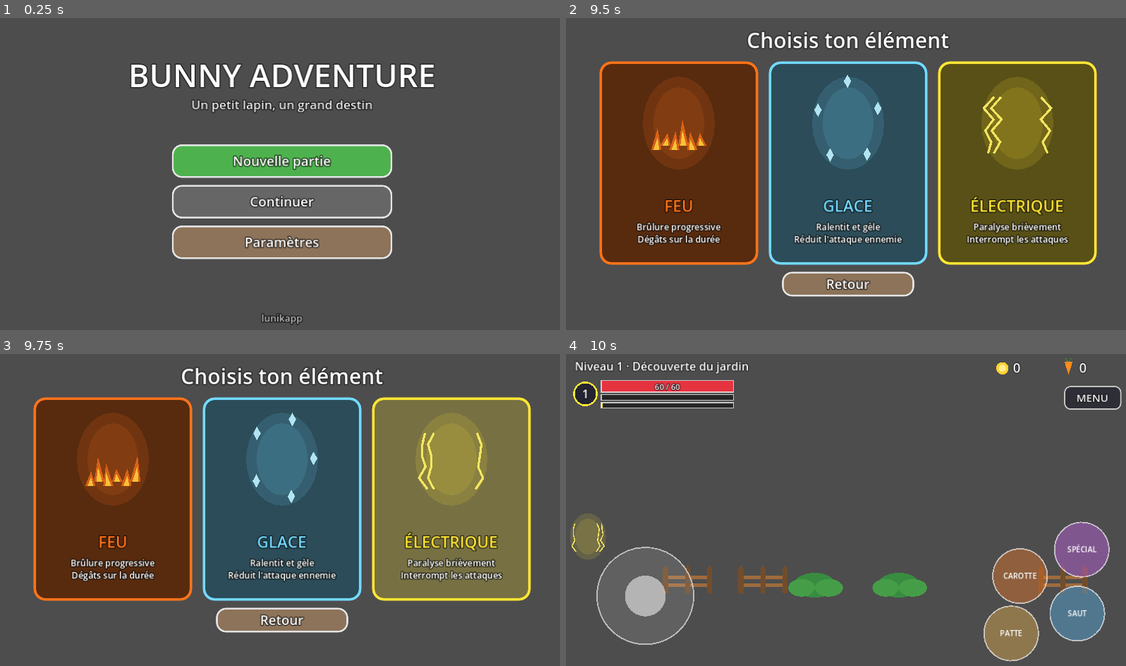
Above: before the commit, frames 1-4 (two rows, left to right).
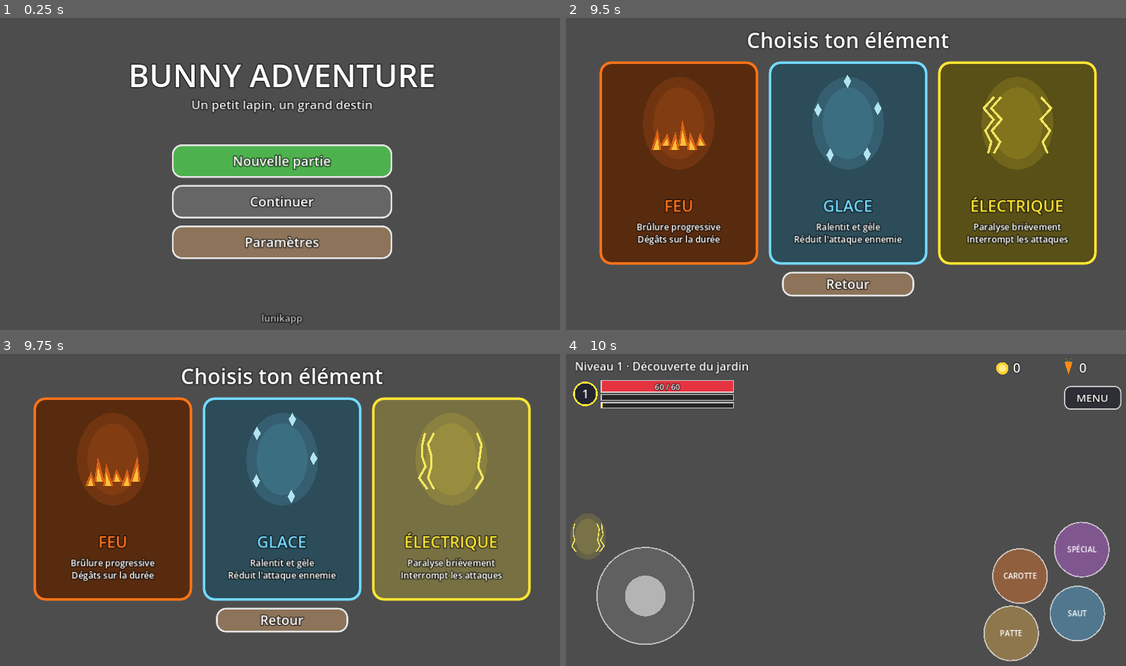
Above: after the commit, the same moments.

Repository: lunikjeu-commits/BunnyAdventure
Game: Godot game, scene res://scenes/main.tscn
The game is run twice, just before and just after one commit, with the same random seed, the same clock (stepped at 60 frames per second) and the same inputs.
Inputs (mouse positions are in pixels of both pictures, inside the frame that each line leads up to):
- Up to frame 1 (0.25 s): no input
- Up to frame 2 (9.5 s): tap Enter (ui_accept) at 0.5, 0.77, 1.25, 2, 2.75, 3.77, 4.25, 5, 6.77 s; move the mouse to (974, 161) at 0.52 s; hold Right (ui_right) 0.53-1.25 s; click (974, 161) at 0.67 s; drag from (734, 192) to (818, 239) at 1.27 s; move the mouse to (902, 105) at 2.02 s; hold Left (ui_left) 2.03-2.75 s; drag from (818, 239) to (678, 127) at 2.77 s; move the mouse to (1019, 223) at 3.52 s; hold Right (ui_right) 3.53-4.25 s; drag from (678, 127) to (762, 96) at 4.27 s; move the mouse to (874, 177) at 5.02 s; hold Right (ui_right) 5.03-5.75 s; click (874, 177) at 5.17 s; drag from (762, 96) to (734, 192) at 5.77 s; move the mouse to (974, 161) at 6.52 s; hold Left (ui_left) 6.53-7.25 s; drag from (734, 192) to (818, 239) at 7.27 s; move the mouse to (902, 105) at 8.02 s; hold Right (ui_right) 8.03-8.75 s; drag from (818, 239) to (678, 127) at 8.77 s
- Up to frame 3 (9.75 s): move the mouse to (453, 559) at 9.52 s; hold Left (ui_left) from 9.53 s (still down); click (453, 559) at 9.67 s
- Up to frame 4 (10 s): keep holding Left (ui_left); tap Enter (ui_accept) at 9.77 s

Frames 1-3 are identical in both runs. In frame 4, 2.1% of the frame differs, in the area x 17-94%, y 67-79%.

Commit message:
Add files via upload

Diff:
--- a/scripts/level.gd
+++ b/scripts/level.gd
@@ -5,7 +5,7 @@
 signal failed
 signal pause_requested
 
-const Gfx = preload("res://scripts/gfx.gd")
+const Art = preload("res://scripts/art.gd")
 const GS = preload("res://scripts/game_state.gd")
 const PlayerScript = preload("res://scripts/player.gd")
 const PlatformScript = preload("res://scripts/platform.gd")
@@ -52,6 +52,7 @@
 var _done := false
 
 func _ready() -> void:
+	texture_filter = CanvasItem.TEXTURE_FILTER_LINEAR_WITH_MIPMAPS
 	var bg_layer := CanvasLayer.new()
 	bg_layer.layer = -10
 	add_child(bg_layer)
@@ -69,7 +70,7 @@
 		var px: float = pf[0]
 		var py: float = pf[1]
 		var pw: float = pf[2]
-		p.setup(Vector2(px, py), Vector2(pw, 24))
+		p.setup(Vector2(px, py), Vector2(pw, 56))
 		add_child(p)
 
 	for pk in PICKUPS:
@@ -208,57 +209,31 @@
 func _draw() -> void:
 	var rng := RandomNumberGenerator.new()
 	rng.seed = 12345
+	var items := []
 	for g in GROUNDS:
 		var x: float = float(g[0]) + 220.0
 		var xe: float = float(g[1]) - 160.0
 		while x < xe:
-			match rng.randi_range(0, 3):
-				0:
-					_fence(x)
-				1:
-					_bush(x)
-				2:
-					_flowers(x)
-				3:
-					_tree(x)
-			x += rng.randf_range(170.0, 320.0)
-	_cave()
-
-func _fence(x: float) -> void:
-	var wood := Color(0.62, 0.42, 0.24)
-	var dark := Color(0.45, 0.30, 0.17)
-	draw_rect(Rect2(x, GROUND_Y - 40, 110, 8), wood)
-	draw_rect(Rect2(x, GROUND_Y - 22, 110, 8), wood)
-	for i in 3:
-		var px := x + float(i) * 50.0
-		draw_rect(Rect2(px, GROUND_Y - 54, 12, 54), dark)
-		draw_colored_polygon(PackedVector2Array([Vector2(px, GROUND_Y - 54), Vector2(px + 6, GROUND_Y - 64), Vector2(px + 12, GROUND_Y - 54)]), dark)
-
-func _bush(x: float) -> void:
-	Gfx.ell(self, Vector2(x, GROUND_Y - 18), 48, 28, Color(0.22, 0.55, 0.25))
-	Gfx.ell(self, Vector2(x - 30, GROUND_Y - 12), 30, 20, Color(0.27, 0.62, 0.28))
-	Gfx.ell(self, Vector2(x + 32, GROUND_Y - 12), 32, 20, Color(0.27, 0.62, 0.28))
-
-func _flowers(x: float) -> void:
-	var cols := [Color(1, 0.4, 0.5), Color(1, 0.85, 0.3), Color(0.8, 0.5, 1)]
-	for i in 5:
-		var fx := x + float(i) * 18.0
-		var fh := 22.0 + float((i * 7) % 12)
-		draw_line(Vector2(fx, GROUND_Y), Vector2(fx, GROUND_Y - fh), Color(0.25, 0.6, 0.25), 3.0)
-		draw_circle(Vector2(fx, GROUND_Y - fh), 7.0, cols[i % 3])
-		draw_circle(Vector2(fx, GROUND_Y - fh), 3.0, Color(1, 0.95, 0.5))
-
-func _tree(x: float) -> void:
-	draw_rect(Rect2(x - 12, GROUND_Y - 120, 24, 120), Color(0.50, 0.33, 0.20))
-	Gfx.ell(self, Vector2(x, GROUND_Y - 160), 76, 62, Color(0.25, 0.60, 0.27))
-	Gfx.ell(self, Vector2(x - 40, GROUND_Y - 135), 46, 38, Color(0.30, 0.66, 0.30))
-	Gfx.ell(self, Vector2(x + 42, GROUND_Y - 138), 46, 38, Color(0.30, 0.66, 0.30))
-	draw_circle(Vector2(x - 20, GROUND_Y - 170), 7.0, Color(0.9, 0.2, 0.2))
-	draw_circle(Vector2(x + 28, GROUND_Y - 150), 7.0, Color(0.9, 0.2, 0.2))
-
-func _cave() -> void:
-	var c := Vector2(CAVE_X, GROUND_Y)
-	Gfx.ell(self, c + Vector2(0, -50), 120, 110, Color(0.45, 0.45, 0.50))
-	Gfx.ell(self, c + Vector2(-70, -20), 50, 40, Color(0.52, 0.52, 0.57))
-	Gfx.ell(self, c + Vector2(0, -42), 62, 74, Color(0.08, 0.06, 0.10))
-	draw_rect(Rect2(c.x - 70, c.y - 8, 140, 10), Color(0.36, 0.72, 0.28))
+			items.append([rng.randi_range(0, 3), x])
+			x += rng.randf_range(190.0, 330.0)
+	_sprite("cave", CAVE_X, 0.85)
+	for order in [3, 1, 0, 2]:
+		for it in items:
+			if int(it[0]) == order:
+				var x: float = it[1]
+				match order:
+					0:
+						_sprite("fence", x, 0.75)
+					1:
+						_sprite("bush", x, 0.7)
+					2:
+						_sprite("flowers", x, 0.7)
+					3:
+						_sprite("tree", x, 0.7)
+
+func _sprite(name: String, x: float, k: float) -> void:
+	var t := Art.tex(name)
+	if t == null:
+		return
+	var sz := Vector2(float(t.get_width()), float(t.get_height())) * k
+	draw_texture_rect(t, Rect2(Vector2(x - sz.x * 0.5, GROUND_Y + 8.0 - sz.y), sz), false)
